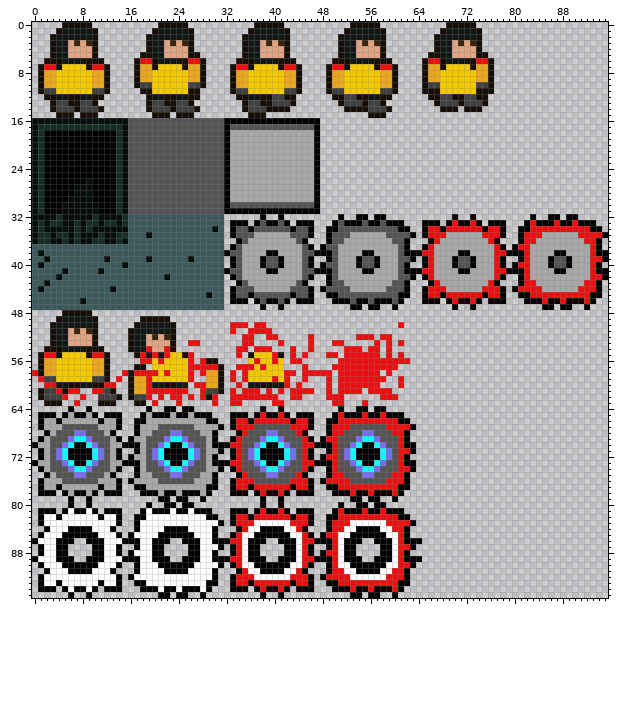
One commit to this sprite sheet: assets/tiles.png. This is how it looked before the edit.
The file is 96x96 pixels.
New version:
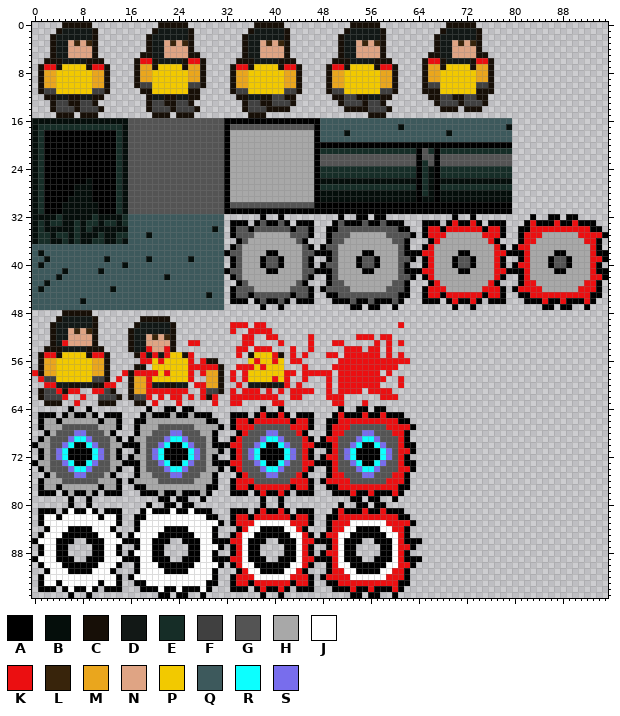
Palette (. is transparent): A #000000  B #050e0b  C #170f07  D #121816  E #162d27  F #404040  G #545454  H #a8a8a8  J #ffffff  K #eb0f11  L #38240b  M #eaa61d  N #dfa484  P #f2c900  Q #3d595c  R #0cffff  S #786ded
The exact change:
y 16: x 48..79 ................................ -> QQQQQQQQQQQQQQQQQQQQQQQQQQQQQQQQ
y 17: x 48..79 ................................ -> QQQQQQQQQQQQQBQQQQQQQQQQQQQQQQQB
y 18: x 48..79 ................................ -> QQQQBQQQQQQQQQQQQQQQQBQQQQQQQQQQ
y 19: x 48..79 ................................ -> QQQQQQQQQQQQQQQQQQQQQQQQQQQQQQQQ
y 20: x 48..79 ................................ -> AAAAAAAAAAAAAAAAAAAAAAAAAAAAAAAA
y 21: x 48..79 ................................ -> EEEEEEEEEEEEEEEEAGEAEEEEEEEEEEEE
y 22: x 48..79 ................................ -> GGGGGGGGGGGGGGGGAGGAGGGGGGGGGGGG
y 23: x 48..79 ................................ -> GGGGGGGGGGGGGGGGAEGAGGGGGGGGGGGG
y 24..25: x 48..79 ................................ -> EEEEEEEEEEEEEEEEAEBAEEEEEEEEEEEE
y 26: x 48..79 ................................ -> BBBBBBBBBBBBBBBBAEBABBBBBBBBBBBB
y 27: x 48..79 ................................ -> EEEEEEEEEEEEEEEEAEBAEEEEEEEEEEEE
y 28: x 48..79 ................................ -> BBBBBBBBBBBBBBBBAEBABBBBBBBBBBBB
y 29: x 48..79 ................................ -> BBBBBBBBBBBBBBBBABBABBBBBBBBBBBB
y 30..31: x 48..79 ................................ -> AAAAAAAAAAAAAAAAAAAAAAAAAAAAAAAA
y 53: x 5 D -> K
Pixel boxes of the changes (left, top, right, bottom) in both pictures:
added: (320, 118, 512, 214)
changed: (62, 340, 68, 346)
